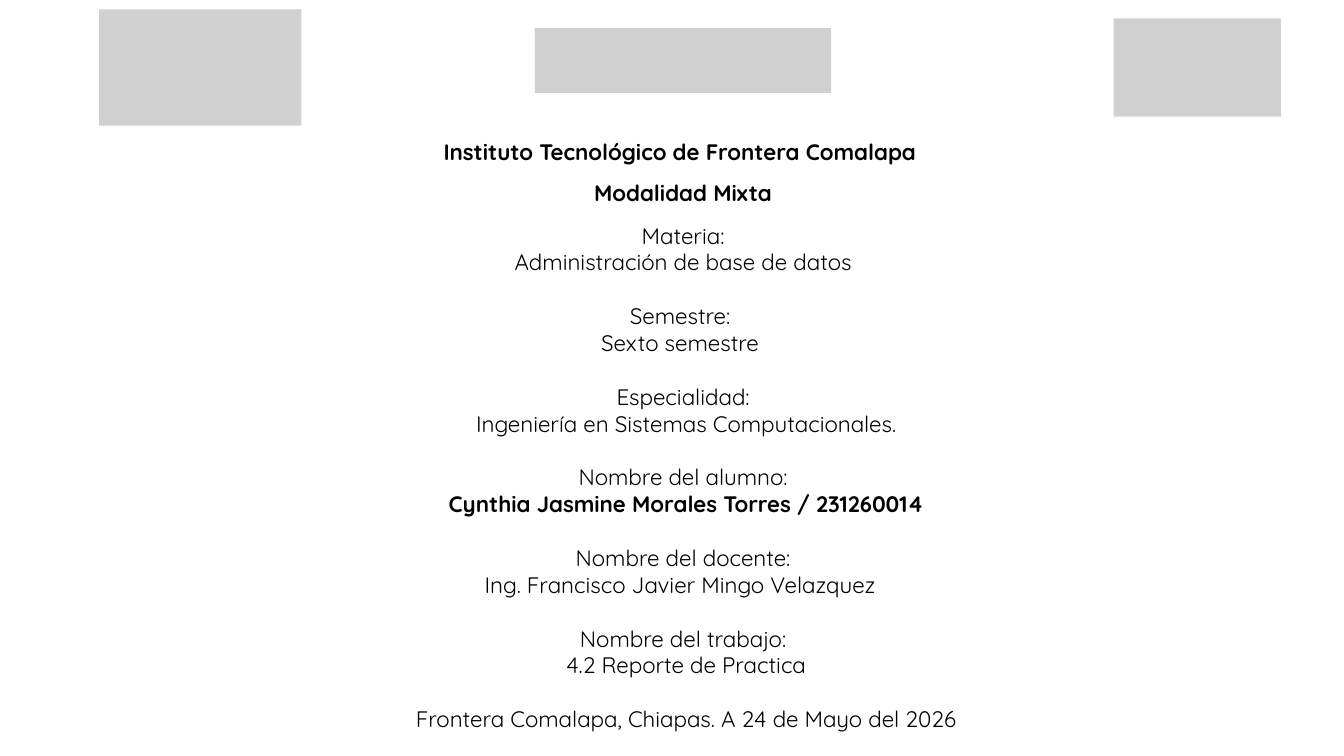
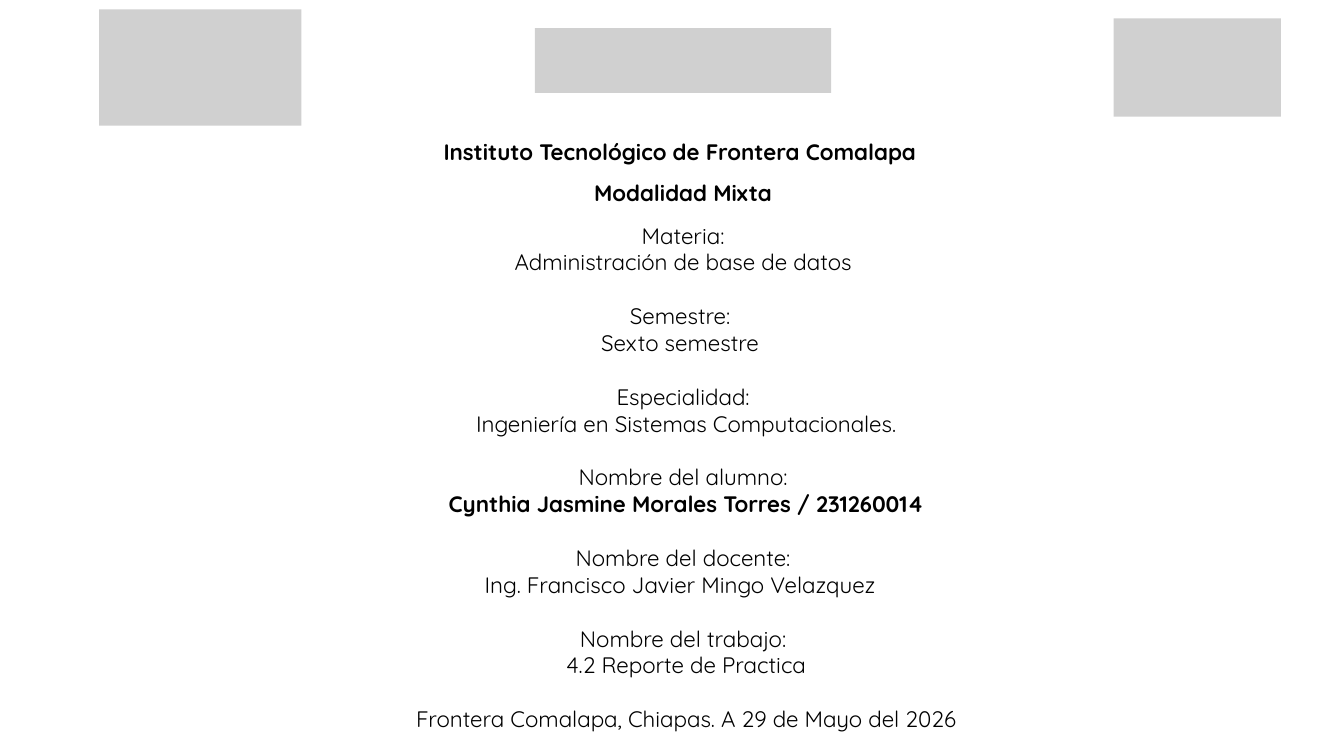
Before and after one commit to Cynthia21Morales/ABD_CynthiaJasmineMT, a slide deck: slide 1 of Unidad 4/Actividad 4.2 Reporte de Practica_CynthiaMorales_6ISCM.pptx. Drawn at 1344x756 pixels with LibreOffice and Linux fonts; fonts in the diff are those of the drawing; grey boxes stand for pictures. Boxes give left, top, right and bottom in pixels: in the first picture for what was removed or moved away, otherwise in the second. Text is boxed around its words. In the diff, an @@ line names an element or a change of style, - is before the commit and + after.

```diff
--- a/Unidad 4/Actividad 4.2 Reporte de Practica_CynthiaMorales_6ISCM.pptx
+++ b/Unidad 4/Actividad 4.2 Reporte de Practica_CynthiaMorales_6ISCM.pptx
@@ text at box(416, 710, 956, 732): text changed @@
-Frontera Comalapa, Chiapas. A 24 de Mayo del 2026
+Frontera Comalapa, Chiapas. A 29 de Mayo del 2026
```
Also in this commit, not shown: 1 other file.
